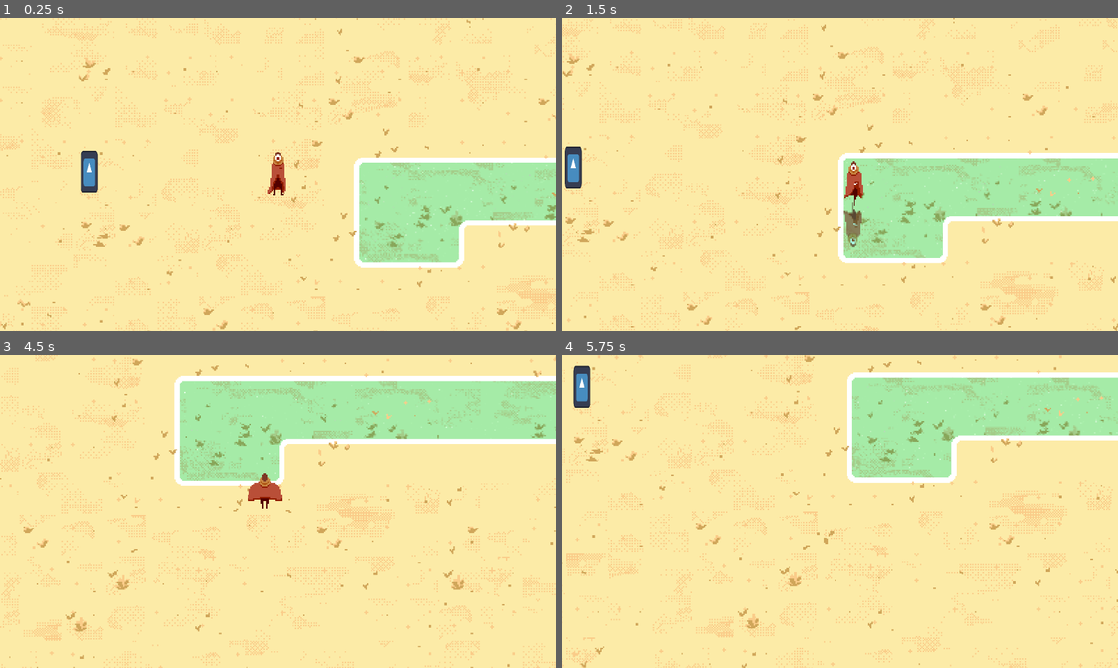
Above: before the commit, frames 1-4 (two rows, left to right).
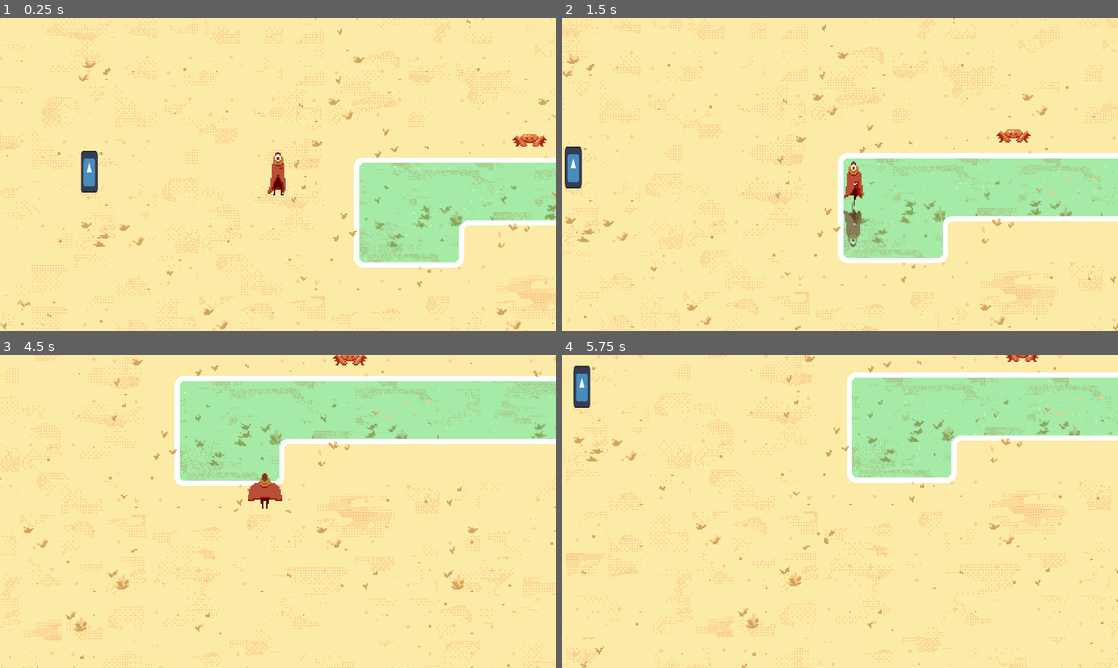
Above: after the commit, the same moments.

Repository: Lukko-Digital/Sift
Game: Godot game, scene res://scenes/main.tscn
The game is run twice, just before and just after one commit, with the same random seed, the same clock (stepped at 60 frames per second) and the same inputs. The engine's default icon, where the game draws it, is replaced by a stand-in: a white triangle on a blue panel in a dark square.
Inputs:
- Up to frame 1 (0.25 s): no input
- Up to frame 2 (1.5 s): hold D (right) 0.53-1.28 s; tap Space (dash) at 0.6 s; hold S (down) from 1.28 s (still down); tap E (interact) at 1.35 s
- Up to frame 3 (4.5 s): release S (down) at 2.03 s; hold D (right) 2.03-2.78 s; tap Space (dash) at 2.1, 3.6 s; hold W (up) 2.78-3.53 s; tap E (interact) at 2.85, 4.35 s; hold A (left) from 3.53 s (still down)
- Up to frame 4 (5.75 s): release A (left) at 5.03 s; hold S (down) from 5.03 s (still down); tap Space (dash) at 5.1 s

The runs differ from the first frame. In frame 1, 0.2% of the frame differs, in the area x 92-99%, y 37-42%; in frame 2, 0.2%, in the area x 78-85%, y 35-40%; in frame 3, 0.2%; in frame 4, 0.1%.
Error after the commit: Attempt to call function 'enter' in base 'null instance' on a null instance. (res://scripts/abstract_base_classes/state_machine.gd:11)

Commit message:
add crab

Diff:
--- a/scenes/main.tscn
+++ b/scenes/main.tscn
@@ -7,6 +7,7 @@
 [ext_resource type="Shader" path="res://scripts/shaders/pixelate.gdshader" id="4_3x6ol"]
 [ext_resource type="PackedScene" uid="uid://ci6g6b1e53iui" path="res://scenes/npc.tscn" id="5_ao8yv"]
 [ext_resource type="PackedScene" uid="uid://ccs3flkclj740" path="res://scenes/ui/dialogue_ui.tscn" id="6_lu7ra"]
+[ext_resource type="PackedScene" uid="uid://dxblb7s0p3c5n" path="res://scenes/enemies/crab.tscn" id="8_a7cgk"]
 
 [sub_resource type="ShaderMaterial" id="ShaderMaterial_443td"]
 shader = ExtResource("4_3x6ol")
@@ -77,3 +78,6 @@
 position = Vector2(-52, 1)
 
 [node name="dialogue_ui" parent="." instance=ExtResource("6_lu7ra")]
+
+[node name="crab" parent="." instance=ExtResource("8_a7cgk")]
+position = Vector2(284, -23)
Not shown: 1 places in scenes/main.tscn that only renumber resources
